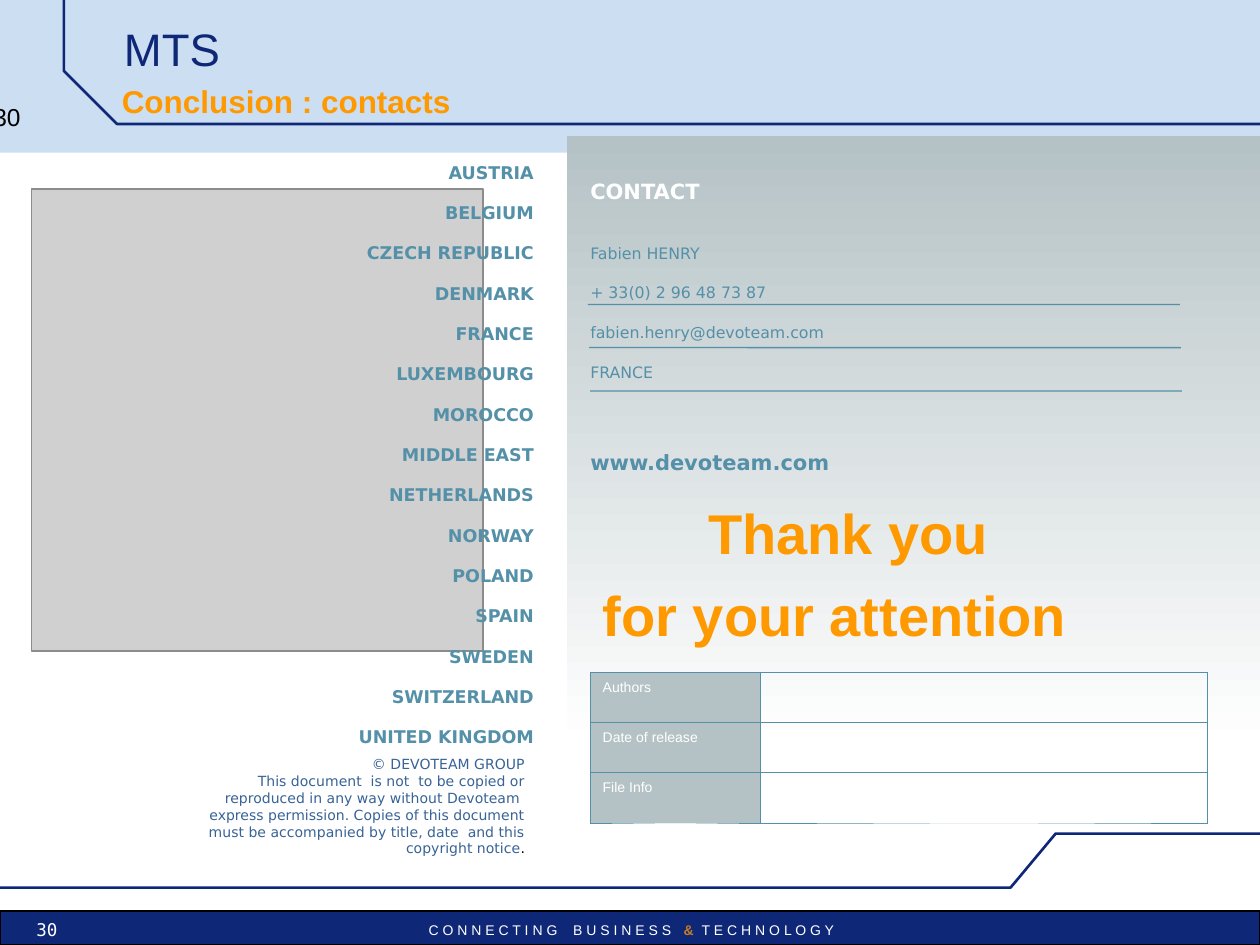
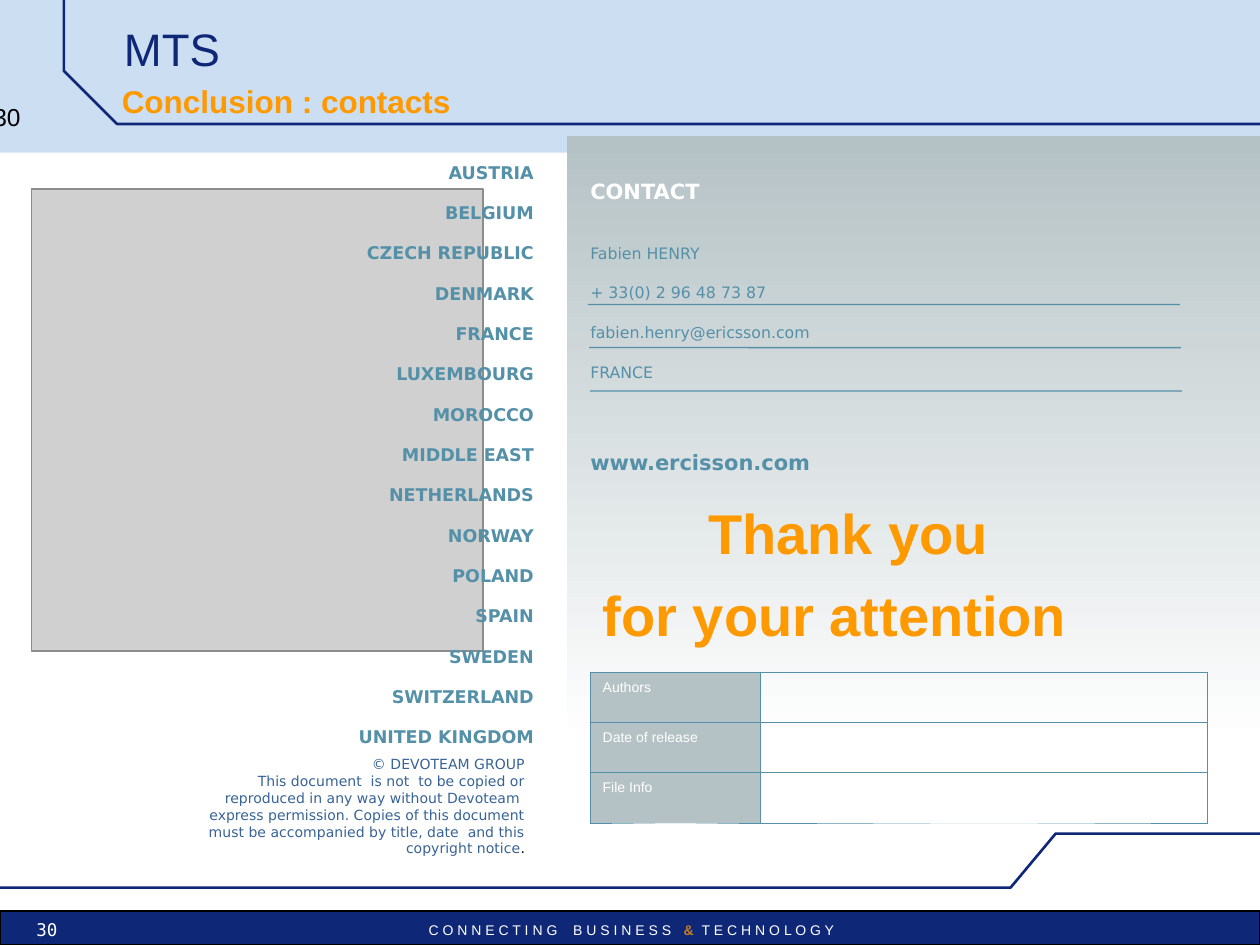
Before and after one commit to vu3mmg/mts-project, a slide deck: slide 30 of trunk/mts/src/main/doc/MTS_pres_technical.ppt. Drawn at 1260x945 pixels with LibreOffice and Linux fonts; fonts in the diff are those of the drawing; grey boxes stand for pictures; background and template pictures are left out. Boxes give left, top, right and bottom in pixels: in the first picture for what was removed or moved away, otherwise in the second. Text is boxed around its words. In the diff, an @@ line names an element or a change of style, - is before the commit and + after.

Commit message:
Changement de l'adresse mail de support => Ericsson

```diff
--- a/trunk/mts/src/main/doc/MTS_pres_technical.ppt
+++ b/trunk/mts/src/main/doc/MTS_pres_technical.ppt
@@ text at [590, 326, 809, 341]: text changed @@
-fabien.henry@devoteam.com
+fabien.henry@ericsson.com
@@ text at [590, 454, 810, 470]: text changed @@
-www.devoteam.com
+www.ercisson.com
```
Also in this commit, not shown: 1 other slide changed.
